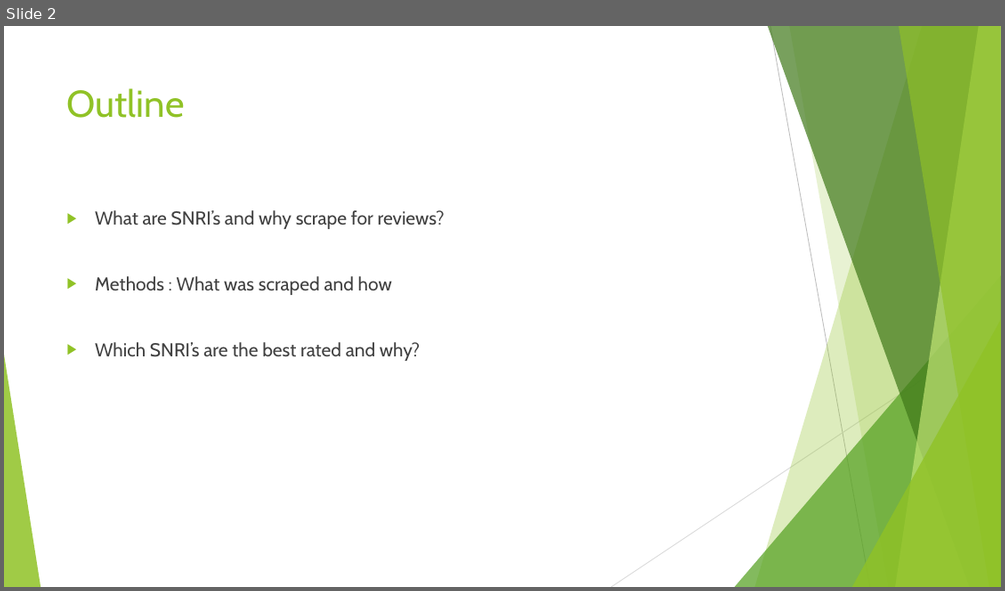
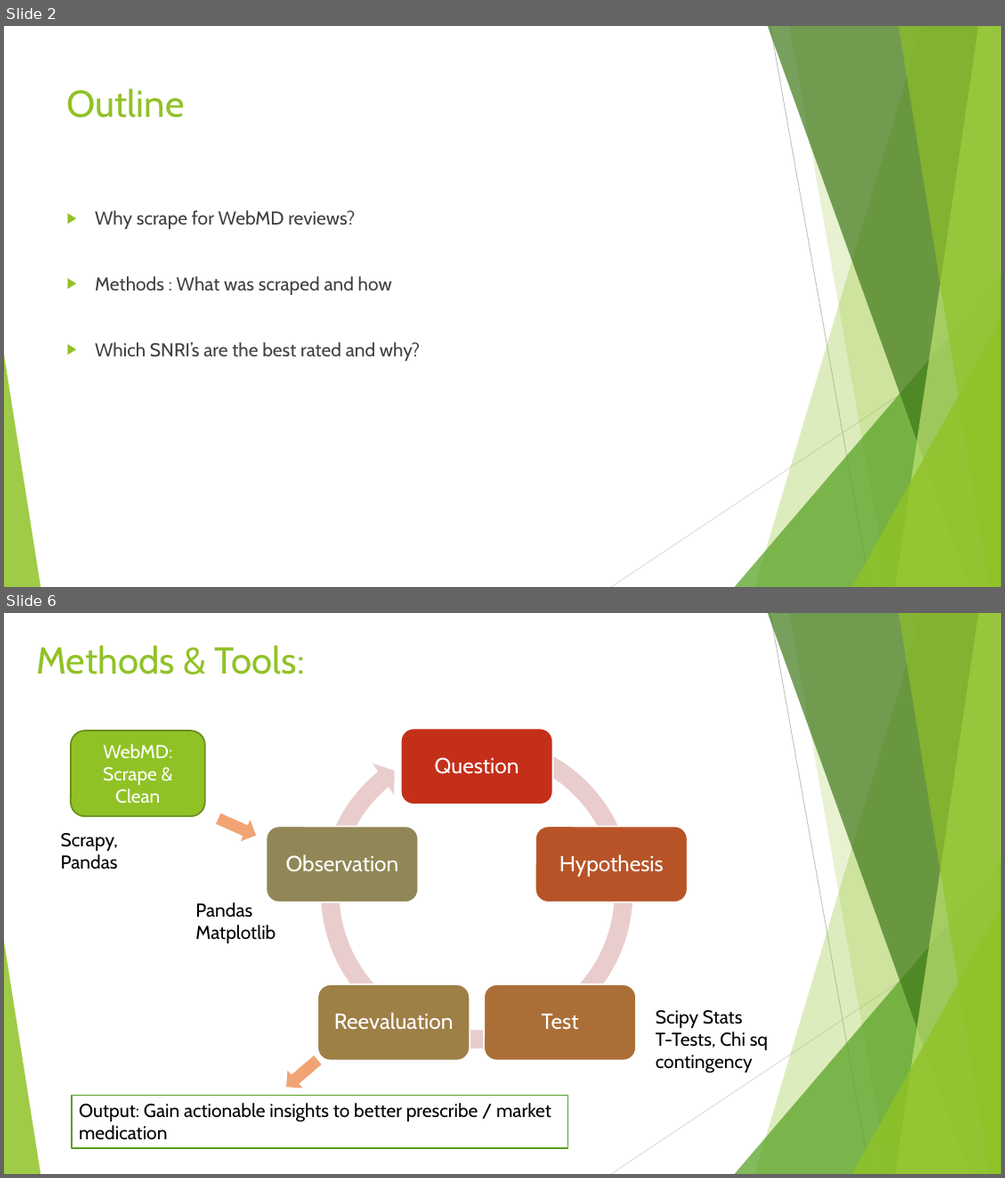
Before and after one commit to chinm0818/WebMDScrape, a slide deck: pres.pptx. Shown one above the other, each under a label of ours: slide 2 before the commit, slides 2 and 6 after it; the slides between them are not shown. The pictures are 1005x591 and 1005x1178 pixels, drawn with LibreOffice and Linux fonts; fonts in the diff are those of the drawing. Boxes give left, top, right and bottom in pixels: in the first picture for what was removed or moved away, otherwise in the second. Text is boxed around its words. In the diff, an @@ line names an element or a change of style, - is before the commit and + after.

```diff
--- a/pres.pptx
+++ b/pres.pptx
@@ slide 6 added at bbox=[4, 613, 1001, 1174], background #FFFFFF; not listed: 10 template elements that a slide beside it also shows @@
@@ title added at bbox=[36, 645, 305, 674], 36 pt, text #90C226 @@
+Methods & Tools:
@@ rounded rectangle added at bbox=[71, 730, 205, 816], fill #90C226, outline #6B901C 1.5 pt, 18 pt, text #FFFFFF @@
+WebMD: Scrape & Clean
@@ down arrow added at bbox=[213, 808, 260, 845], fill #F1A374 @@
@@ text added at bbox=[61, 833, 118, 869], 18 pt, text #000000 @@
+Scrapy, Pandas
@@ group added at bbox=[267, 727, 688, 1061]: 5 rounded rectangles, 5 texts, 1 circular arrow @@
+Question
+Hypothesis
+Test
+Reevaluation
+Observation
@@ text added at bbox=[195, 902, 275, 943], 18 pt, text #000000 @@
+Pandas
+Matplotlib
@@ text added at bbox=[655, 1010, 768, 1073], 18 pt, text #000000 @@
+Scipy Stats
+T-Tests, Chi sq contingency
@@ down arrow added at bbox=[279, 1051, 325, 1095], fill #F1A374 @@
@@ rectangle added at bbox=[72, 1095, 568, 1149], fill #FFFFFF, outline #54A021 1.5 pt, 18 pt, text #000000 @@
+Output: Gain actionable insights to better prescribe / market medication
@@ slide 2 changed as well @@
@@ text at bbox=[95, 210, 355, 229]: text changed @@
-▶ What are SNRI’s and why scrape for reviews?
+▶ Why scrape for WebMD reviews?
```
Also in this commit, not shown: 2 other slides changed, 3 other slides added, 1 other file.
